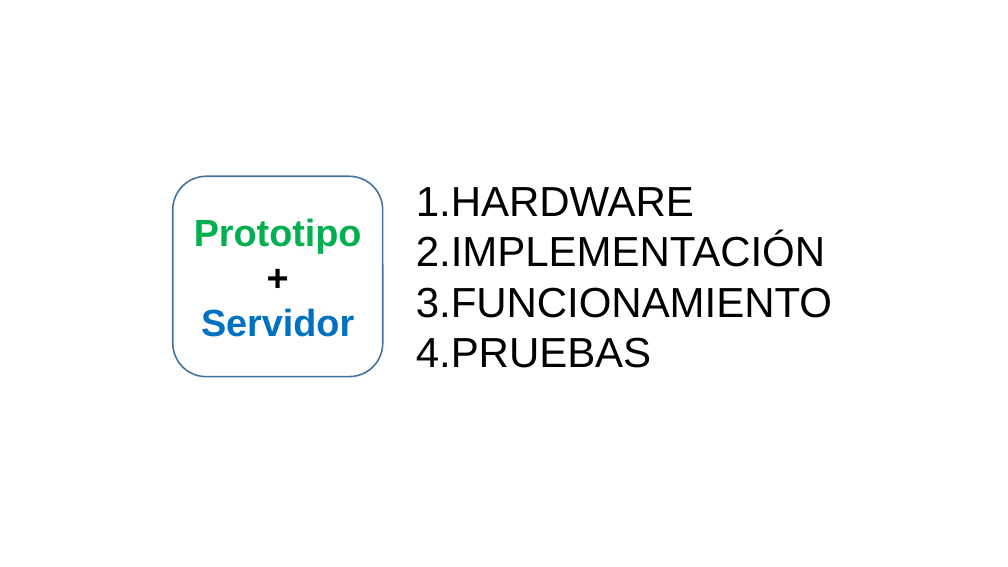
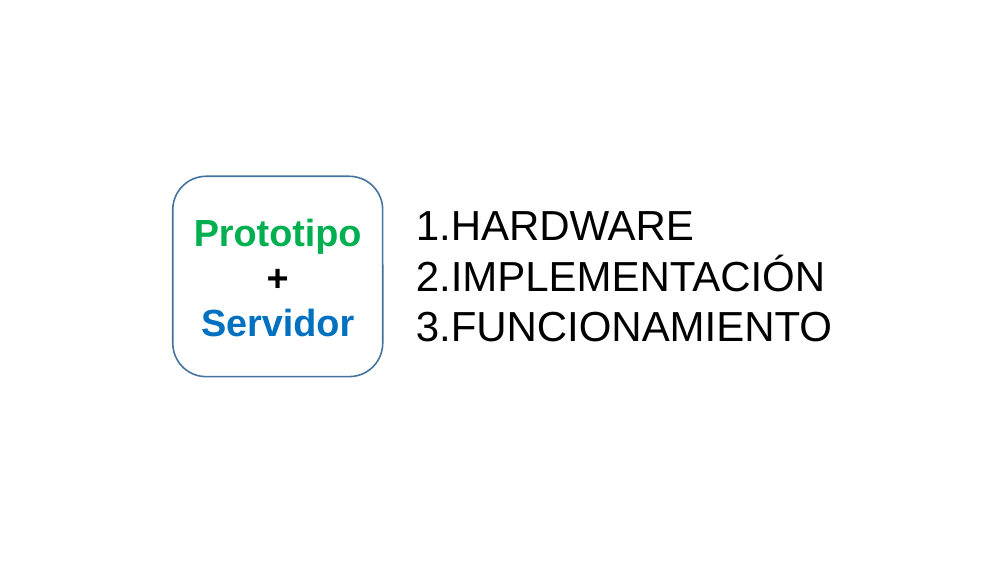
Before and after one commit to aludena18/Tesis, a slide deck: slide 7 of Telelocalización y Captura de Imágenes.pptx. Drawn at 1008x567 pixels with LibreOffice and Linux fonts; fonts in the diff are those of the drawing. Boxes give left, top, right and bottom in pixels: in the first picture for what was removed or moved away, otherwise in the second. Text is boxed around its words. In the diff, an @@ line names an element or a change of style, - is before the commit and + after.

```diff
--- a/Telelocalización y Captura de Imágenes.pptx
+++ b/Telelocalización y Captura de Imágenes.pptx
@@ text "HARDWARE" moved from (x1=416, y1=187, x2=832, y2=368) to (x1=416, y1=211, x2=832, y2=342) @@
@@ text at (x1=416, y1=337, x2=651, y2=368): paragraph removed @@
-4. PRUEBAS
```
Also in this commit, not shown: 14 other slides changed, 1 other file.
